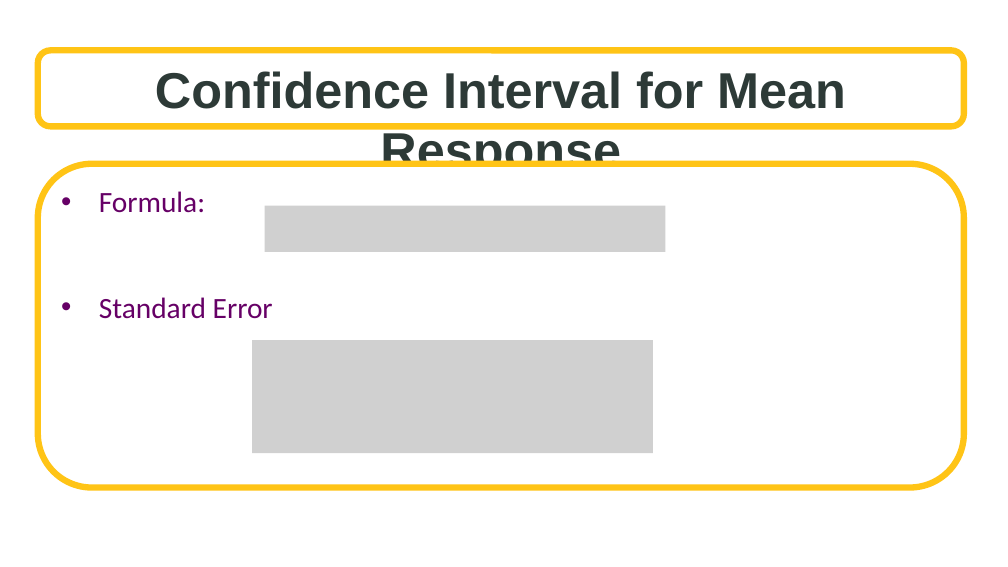
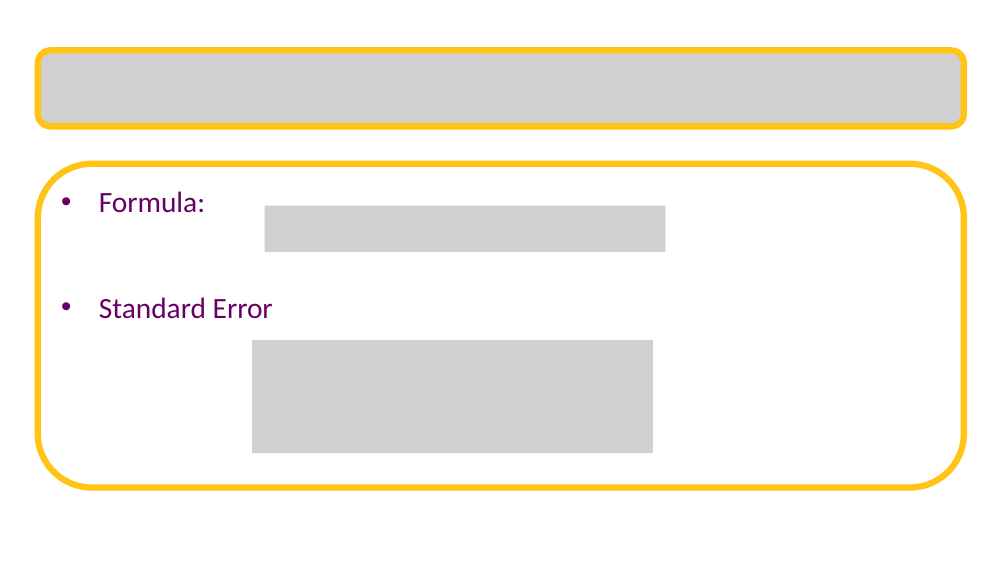
Before and after one commit to SuperMarioGiacomazzo/STOR455_WEBSITE, a slide deck: slide 5 of Lectures/12 - Intervals for Prediction.pptx (slide 4 before the commit). Drawn at 1008x567 pixels with LibreOffice and Linux fonts; fonts in the diff are those of the drawing; grey boxes stand for pictures; background and template pictures are left out. Boxes give left, top, right and bottom in pixels: in the first picture for what was removed or moved away, otherwise in the second. Text is boxed around its words. In the diff, an @@ line names an element or a change of style, - is before the commit and + after.

```diff
--- a/Lectures/12 - Intervals for Prediction.pptx
+++ b/Lectures/12 - Intervals for Prediction.pptx
@@ rounded rectangle removed at box(38, 51, 964, 127) @@
-Confidence Interval for Mean Response
@@ picture added at box(38, 51, 964, 127) @@
```
Also in this commit, not shown: 1 other slide changed, 4 slides added, 9 slides removed, 9 other files.
